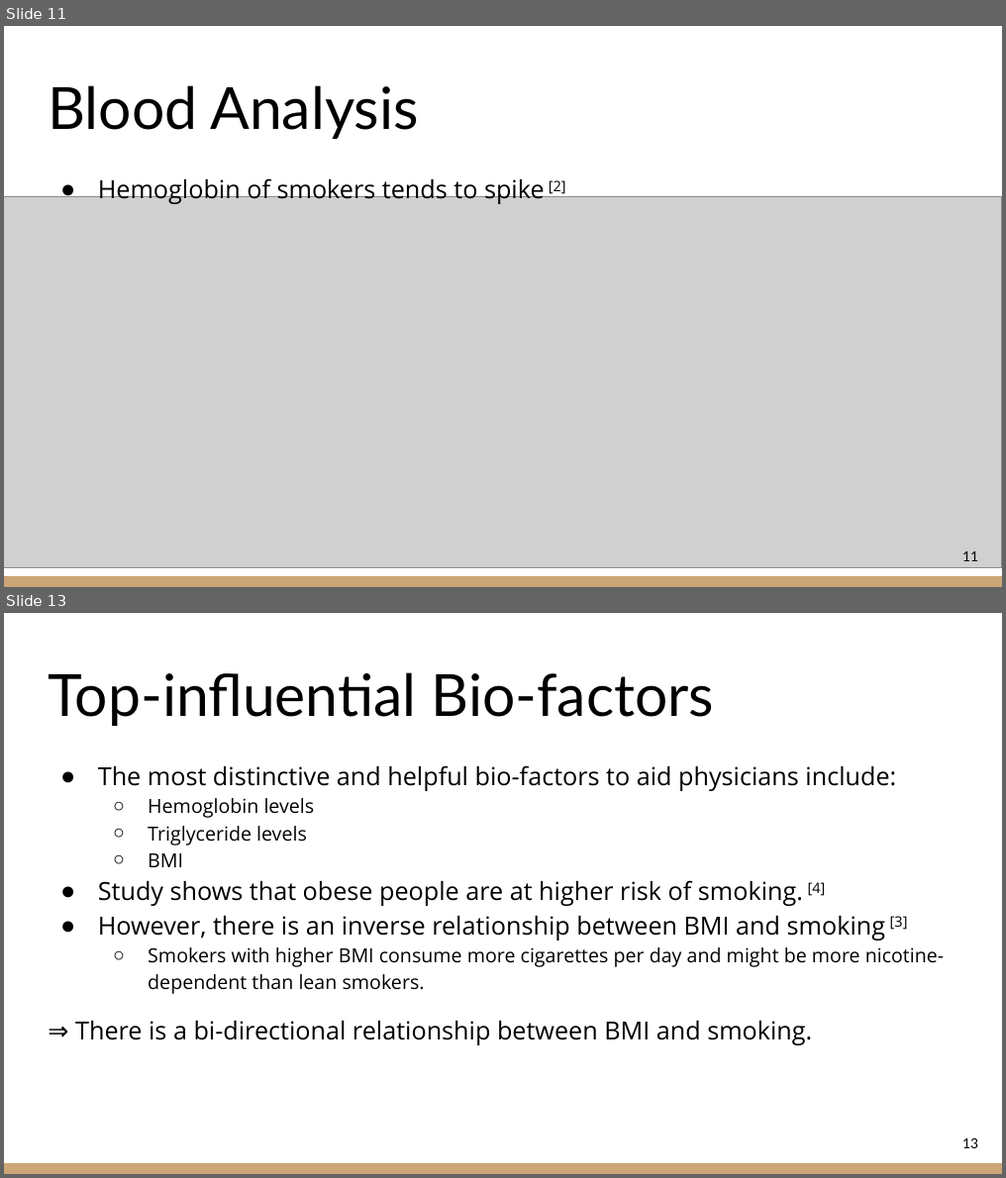
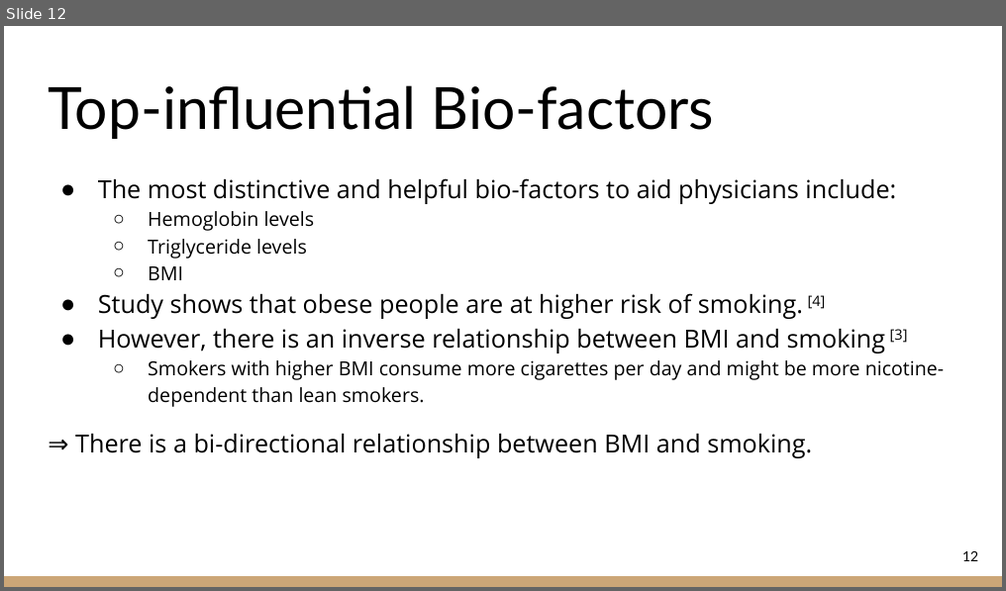
Before and after one commit to UnayShah/ECE143-Group19-Smoker-Health-Analysis, a slide deck: ECE143 Group 19 Slides.pptx. Shown one above the other, each under a label of ours: slides 11 and 13 before the commit, slide 12 after it; the slides between them are not shown. The pictures are 1006x1178 and 1006x591 pixels, drawn with LibreOffice and Linux fonts; fonts in the diff are those of the drawing; grey boxes stand for pictures. Boxes give left, top, right and bottom in pixels: in the first picture for what was removed or moved away, otherwise in the second. Text is boxed around its words. In the diff, an @@ line names an element or a change of style, - is before the commit and + after.

```diff
--- a/ECE143 Group 19 Slides.pptx
+++ b/ECE143 Group 19 Slides.pptx
@@ slide 11 removed at [4, 26, 1002, 587], background #FFFFFF; not listed: 1 template element that a slide beside it also shows @@
@@ title removed at [48, 85, 418, 139] @@
-Blood Analysis
@@ picture removed at [4, 196, 1002, 568] @@
@@ text removed at [98, 179, 566, 205] @@
-● Hemoglobin of smokers tends to spike [2]
@@ page number removed at [962, 552, 978, 562] @@
-11
@@ what was slide 13 is now slide 12 @@
@@ page number at [962, 552, 978, 562]: text changed @@
-13
+12
```
Also in this commit, not shown: 4 slides changed, 1 other file.
